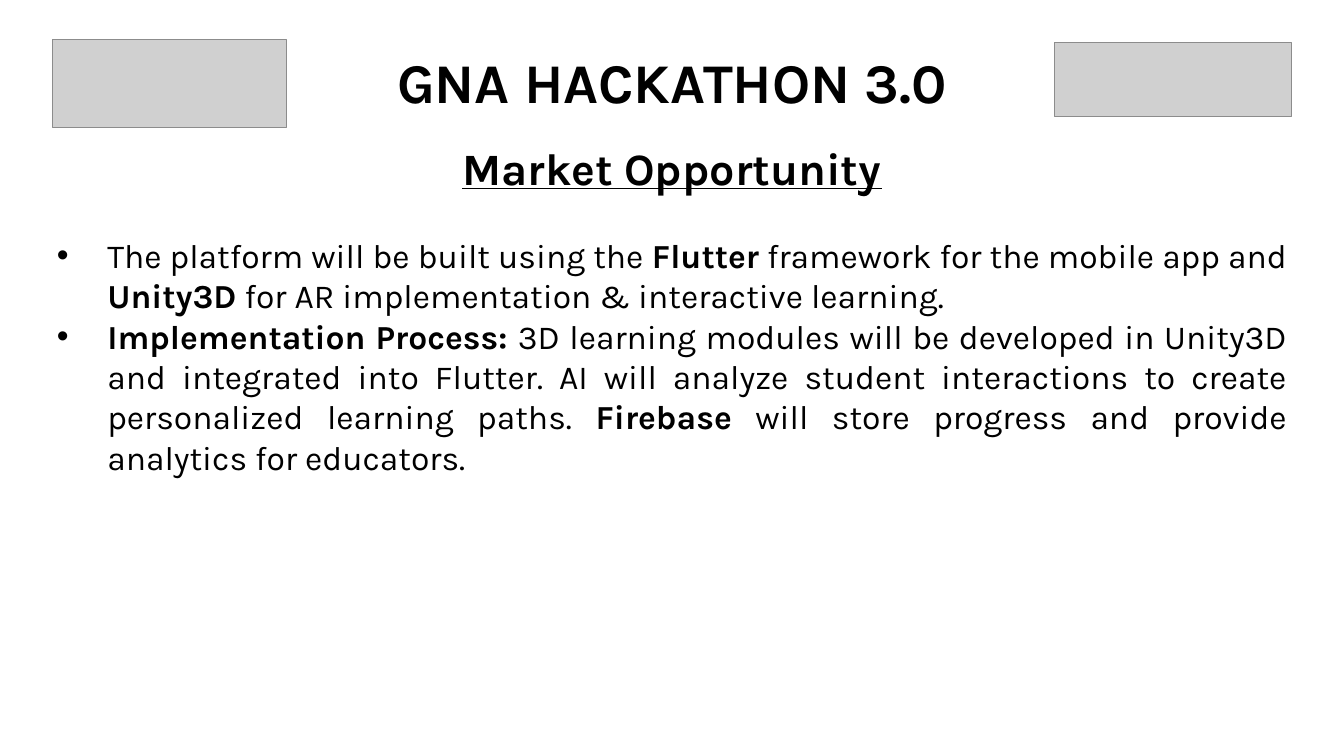
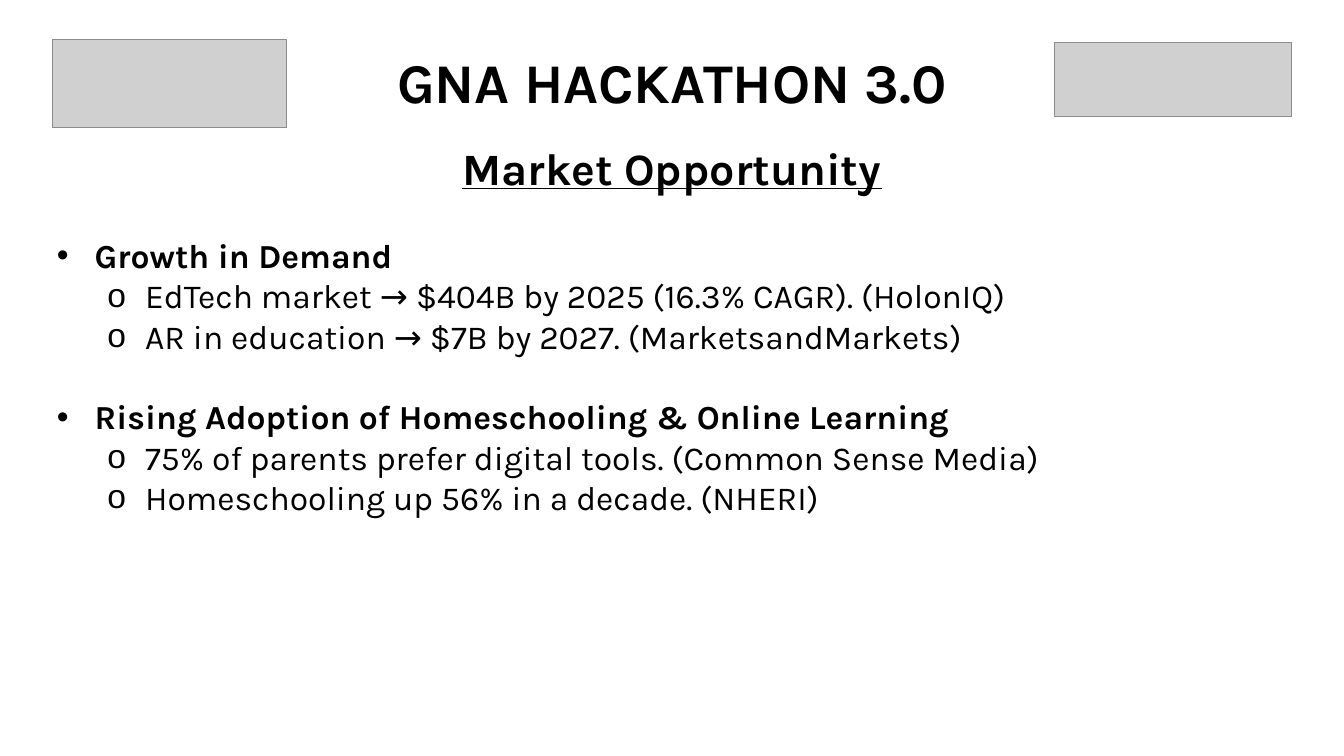
Before and after one commit to Anish0i0/eduquest, a slide deck: slide 7 of GNA Hackathon 3.0 Presentation.pptx. Drawn at 1344x756 pixels with LibreOffice and Linux fonts; fonts in the diff are those of the drawing; grey boxes stand for pictures. Boxes give left, top, right and bottom in pixels: in the first picture for what was removed or moved away, otherwise in the second. Text is boxed around its words. In the diff, an @@ line names an element or a change of style, - is before the commit and + after.

```diff
--- a/GNA Hackathon 3.0 Presentation.pptx
+++ b/GNA Hackathon 3.0 Presentation.pptx
@@ text at (x1=95, y1=244, x2=1039, y2=519): text changed @@
-• The platform will be built using the Flutter framework for the mobile app and Unity3D for AR implementation & interactive learning.
-• Implementation Process: 3D learning modules will be developed in Unity3D and integrated into Flutter. AI will analyze student interactions to create personalized learning paths. Firebase will store progress and provide analytics for educators.
+• Growth in Demand
+  o EdTech market → $404B by 2025 (16.3% CAGR). (HolonIQ)
+  o AR in education → $7B by 2027. (MarketsandMarkets)
+• Rising Adoption of Homeschooling & Online Learning
+  o 75% of parents prefer digital tools. (Common Sense Media)
+  o Homeschooling up 56% in a decade. (NHERI)
```
Also in this commit, not shown: 6 other slides changed.
